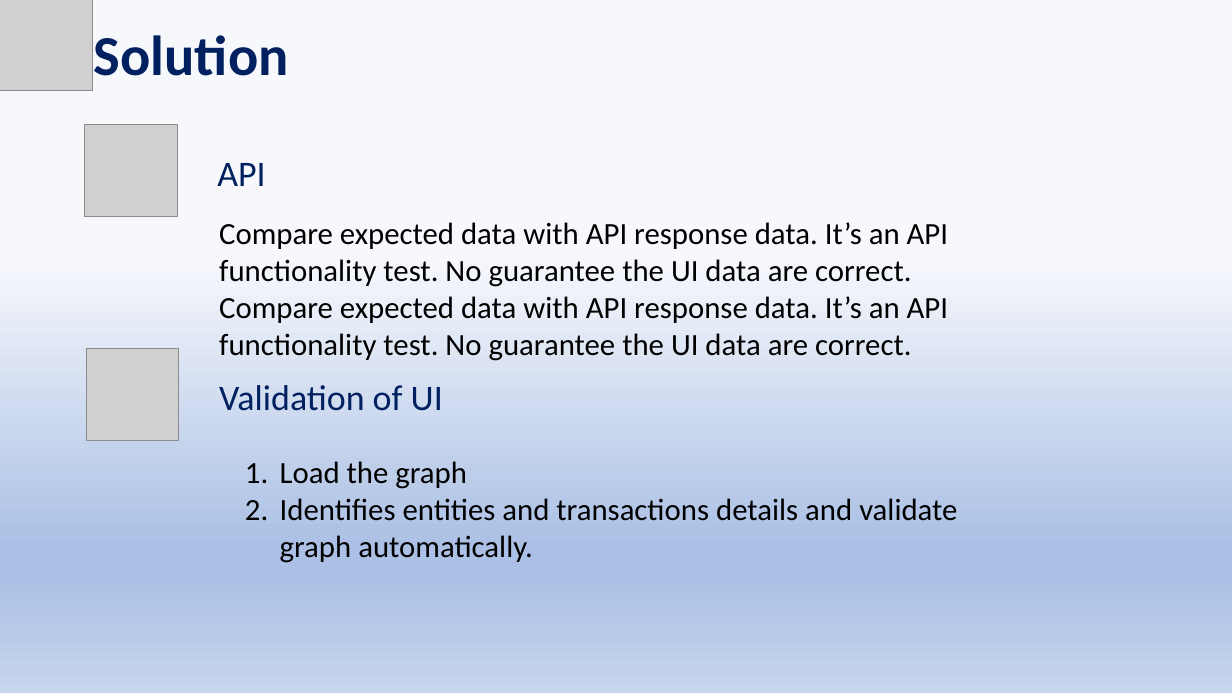
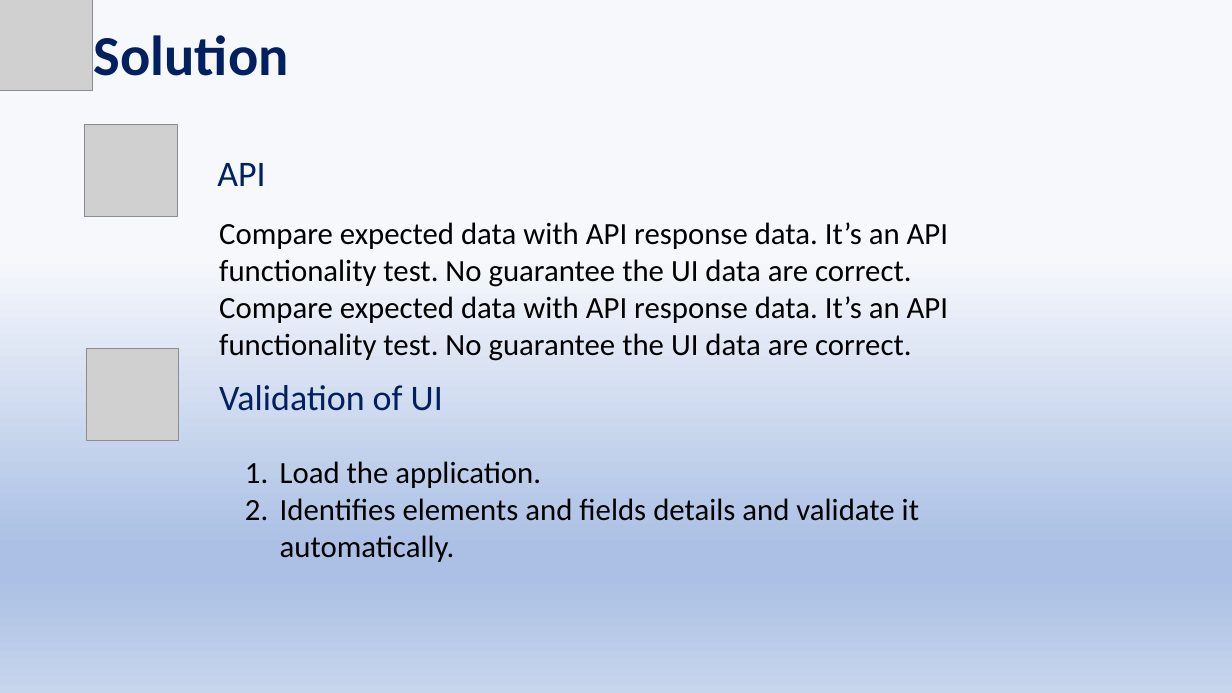
Before and after one commit to pintugorai/TestLibrary, a slide deck: slide 4 of SamplePPT.pptx. Drawn at 1232x693 pixels with LibreOffice and Linux fonts; fonts in the diff are those of the drawing; grey boxes stand for pictures. Boxes give left, top, right and bottom in pixels: in the first picture for what was removed or moved away, otherwise in the second. Text is boxed around its words. In the diff, an @@ line names an element or a change of style, - is before the commit and + after.

```diff
--- a/SamplePPT.pptx
+++ b/SamplePPT.pptx
@@ text at bbox=[280, 461, 919, 562]: text changed @@
-1. Load the graph
-2. Identifies entities and transactions details and validate graph automatically.
+1. Load the application.
+2. Identifies elements and fields details and validate it automatically.
```
Also in this commit, not shown: 2 other slides changed.
